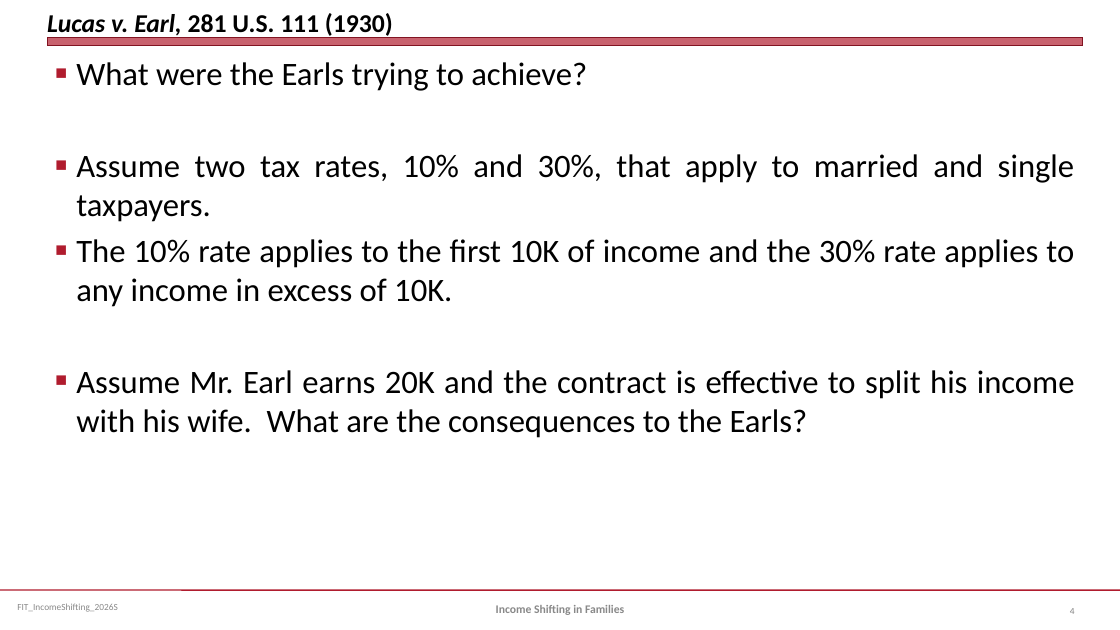
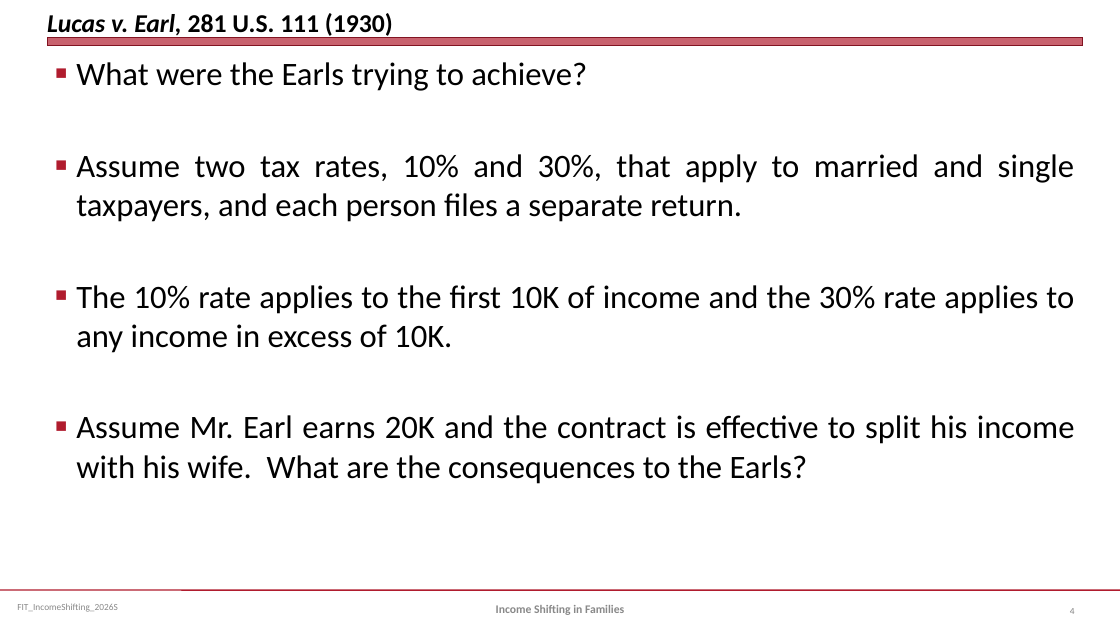
Before and after one commit to jmc877/Fed-Income-Tax, a slide deck: slide 4 of slides/FIT_IncomeShifting_2026S.pptx. Drawn at 1120x630 pixels with LibreOffice and Linux fonts; fonts in the diff are those of the drawing. Boxes give left, top, right and bottom in pixels: in the first picture for what was removed or moved away, otherwise in the second. Text is boxed around its words. In the diff, an @@ line names an element or a change of style, - is before the commit and + after.

```diff
--- a/slides/FIT_IncomeShifting_2026S.pptx
+++ b/slides/FIT_IncomeShifting_2026S.pptx
@@ text at [76, 154, 1074, 222]: text changed @@
-■ Assume two tax rates, 10% and 30%, that apply to married and single taxpayers.
+■ Assume two tax rates, 10% and 30%, that apply to married and single taxpayers, and each person files a separate return.
```
Also in this commit, not shown: 1 other slide changed, 2 other files.
